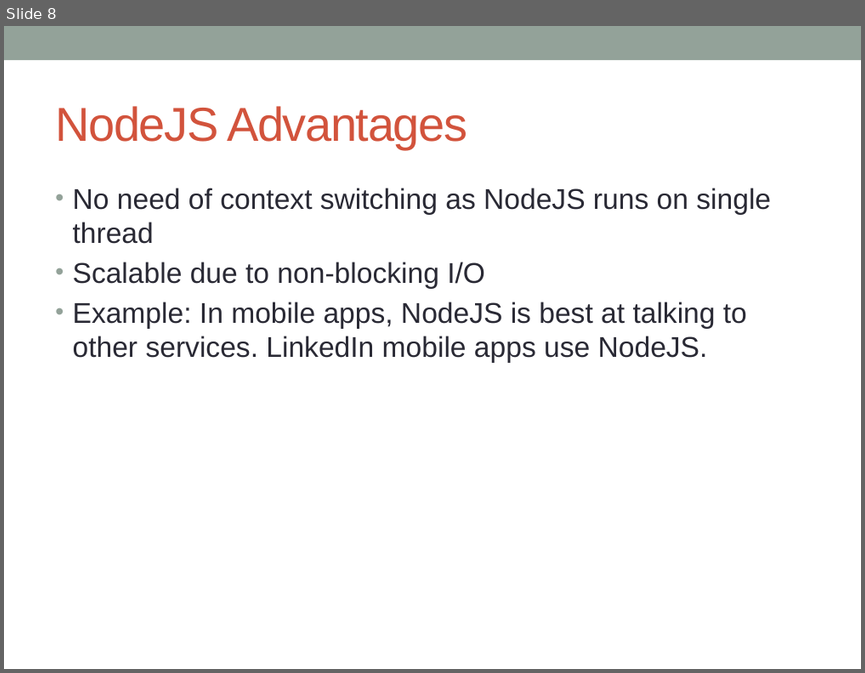
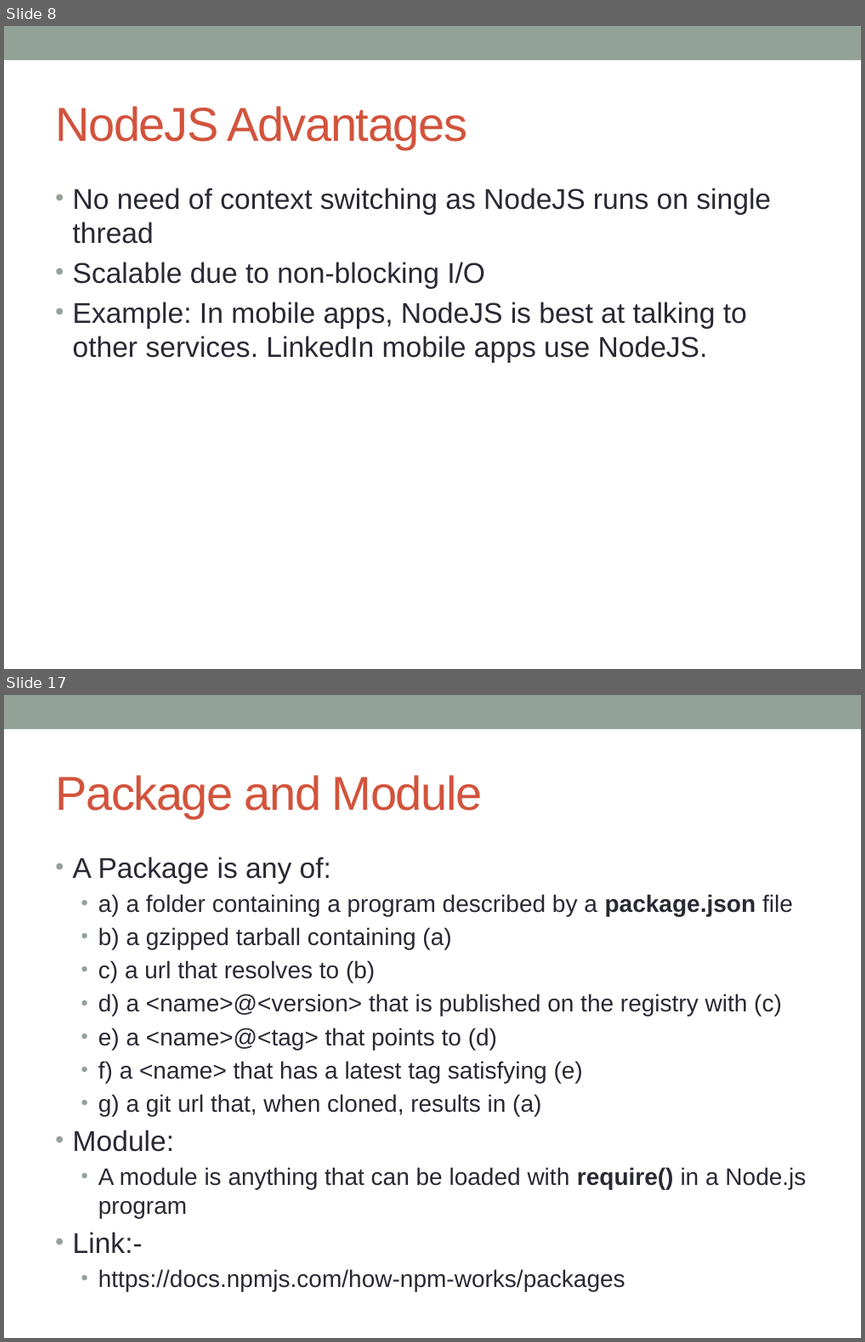
Before and after one commit to notionquest/ProjectDocumentation, a slide deck: NodeJS.pptx. Shown one above the other, each under a label of ours: slide 8 before the commit, slides 8 and 17 after it; the slides between them are not shown. The pictures are 865x673 and 865x1342 pixels, drawn with LibreOffice and Linux fonts; fonts in the diff are those of the drawing. Boxes give left, top, right and bottom in pixels: in the first picture for what was removed or moved away, otherwise in the second. Text is boxed around its words. In the diff, an @@ line names an element or a change of style, - is before the commit and + after.

```diff
--- a/NodeJS.pptx
+++ b/NodeJS.pptx
@@ slide 17 added at (x1=4, y1=695, x2=861, y2=1338), background #FFFFFF; not listed: 1 template element that a slide beside it also shows @@
@@ title added at (x1=55, y1=775, x2=483, y2=818), 40 pt, text #D2533C @@
+Package and Module
@@ text added at (x1=73, y1=857, x2=806, y2=1291), 20 pt, text #292934 @@
+• A Package is any of:
+  • a) a folder containing a program described by a package.json file
+  • b) a gzipped tarball containing (a)
+  • c) a url that resolves to (b)
+  • d) a <name>@<version> that is published on the registry with (c)
+  • e) a <name>@<tag> that points to (d)
+  • f) a <name> that has a latest tag satisfying (e)
+  • g) a git url that, when cloned, results in (a)
+• Module:
+  • A module is anything that can be loaded with require() in a Node.js program
+• Link:-
+  • https://docs.npmjs.com/how-npm-works/packages
```
Also in this commit, not shown: 2 slides changed, 10 other slides added, 1 slide removed.
